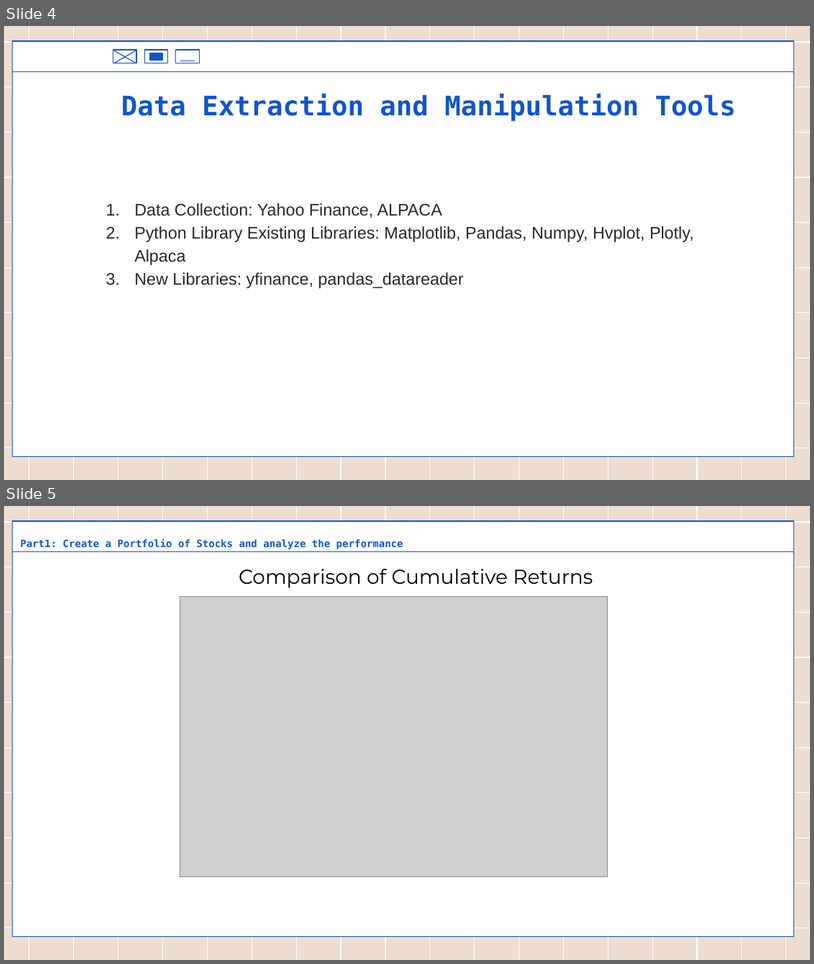
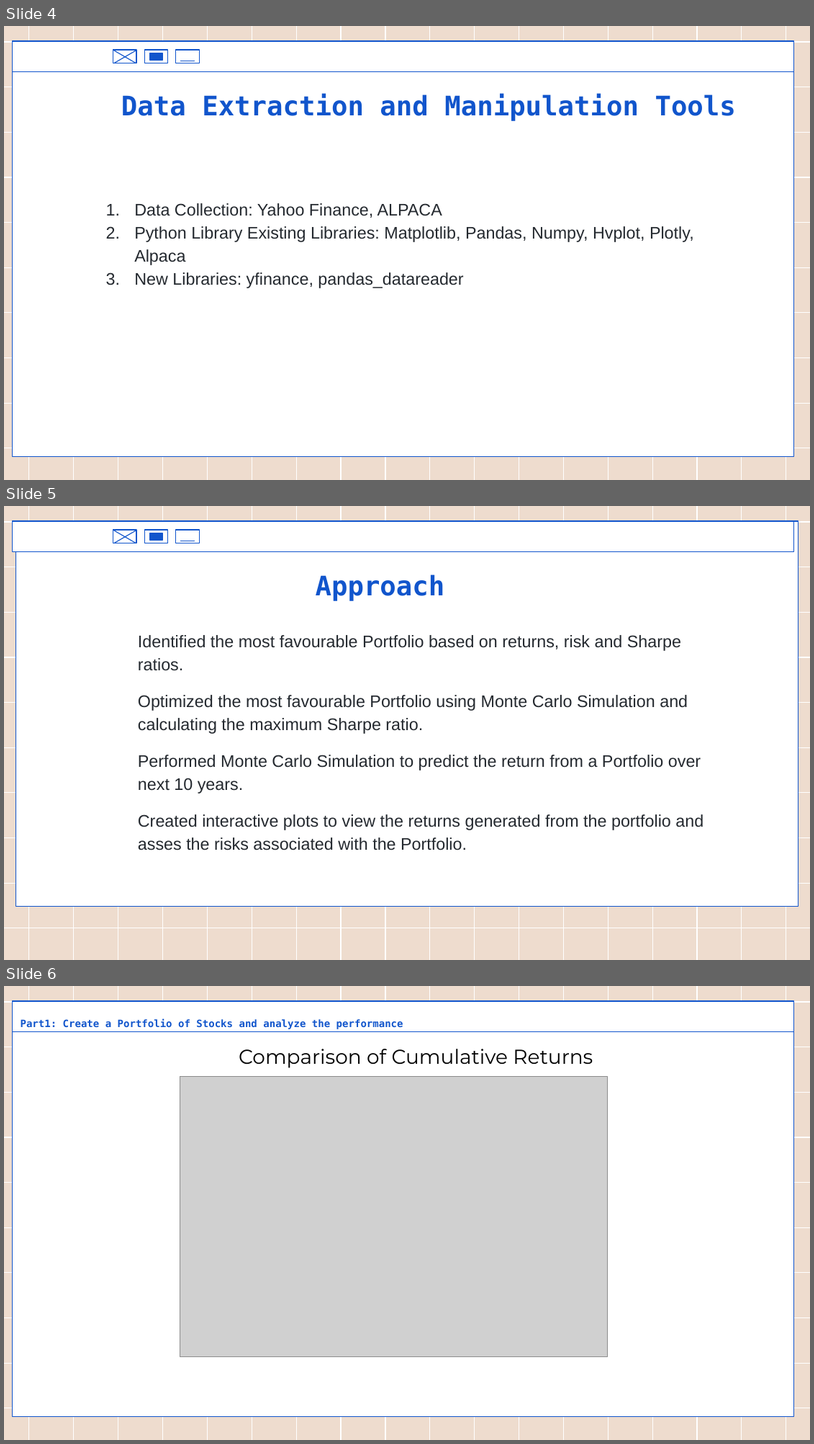
Before and after one commit to pankaj1070/PortfolioAnalyzer, a slide deck: Project 1 Presentation.pptx. Shown one above the other, each under a label of ours: slides 4 and 5 before the commit, slides 4, 5 and 6 after it. The pictures are 814x964 and 814x1444 pixels, drawn with LibreOffice and Linux fonts; fonts in the diff are those of the drawing; grey boxes stand for pictures. Boxes give left, top, right and bottom in pixels: in the first picture for what was removed or moved away, otherwise in the second. Text is boxed around its words. In the diff, an @@ line names an element or a change of style, - is before the commit and + after.

```diff
--- a/Project 1 Presentation.pptx
+++ b/Project 1 Presentation.pptx
@@ slide 5 added at box(4, 506, 810, 960), background #EEDCCE; not listed: 28 template elements that a slide beside it also shows @@
@@ rectangle added at box(12, 521, 795, 552), fill #FFFFFF, outline #1155CC 0.75 pt @@
@@ rectangle added at box(16, 521, 798, 906), fill #FFFFFF, outline #1155CC 0.75 pt @@
@@ group added at box(113, 529, 199, 543): 4 rectangles, 3 lines @@
@@ text added at box(316, 574, 445, 601), 24 pt, text #1155CC, bold @@
+Approach
@@ text added at box(138, 635, 704, 850), 15 pt, text #24292F @@
+Identified the most favourable Portfolio based on returns, risk and Sharpe ratios.
+Optimized the most favourable Portfolio using Monte Carlo Simulation and calculating the maximum Sharpe ratio.
+Performed Monte Carlo Simulation to predict the return from a Portfolio over next 10 years.
+Created interactive plots to view the returns generated from the portfolio and asses the risks associated with the Portfolio.
@@ what was slide 5 is now slide 6 @@
```
Also in this commit, not shown: 2 other slides added.
